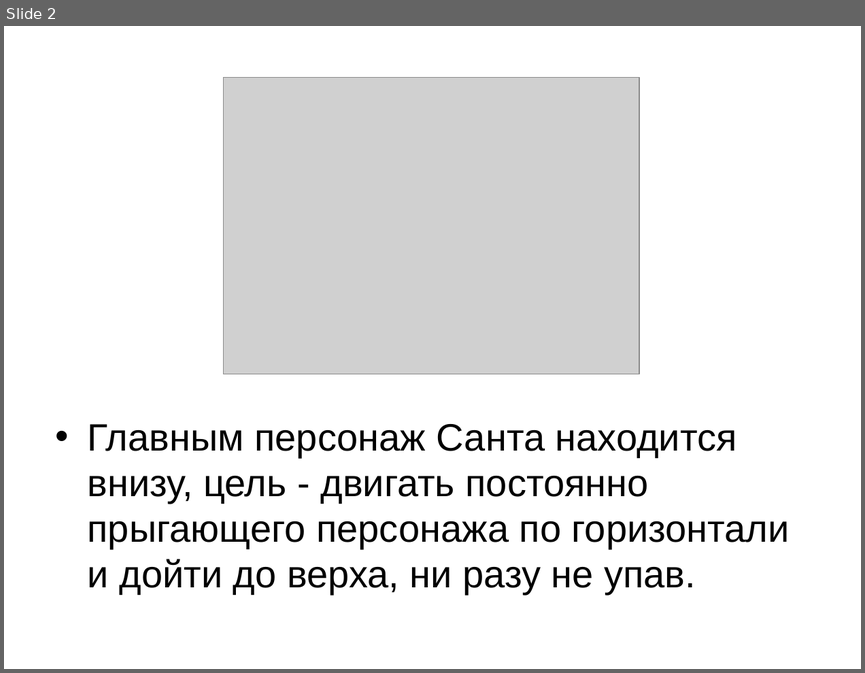
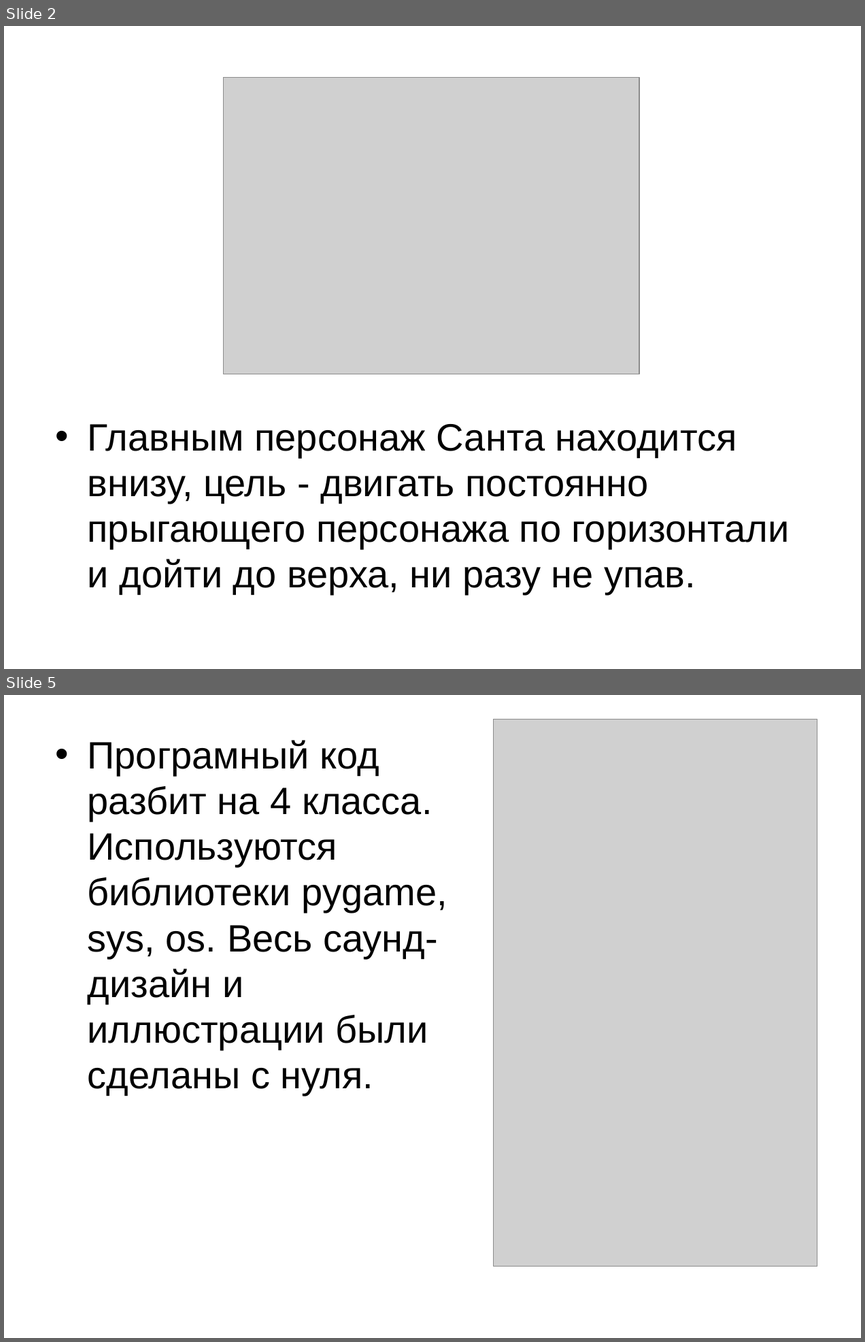
Before and after one commit to Vanodium/SaveTheSanta, a slide deck: Save the Santa/project review/Presentation.ppt. Shown one above the other, each under a label of ours: slide 2 before the commit, slides 2 and 5 after it; the slides between them are not shown. The pictures are 865x673 and 865x1342 pixels, drawn with LibreOffice and Linux fonts; fonts in the diff are those of the drawing; grey boxes stand for pictures. Boxes give left, top, right and bottom in pixels: in the first picture for what was removed or moved away, otherwise in the second. Text is boxed around its words. In the diff, an @@ line names an element or a change of style, - is before the commit and + after.

```diff
--- a/Save the Santa/project review/Presentation.ppt
+++ b/Save the Santa/project review/Presentation.ppt
@@ slide 5 added at (4, 695, 861, 1338), background #FFFFFF @@
@@ picture added at (493, 719, 817, 1266) @@
@@ text added at (88, 740, 447, 1096), 32 pt, text #000000 @@
+• Програмный код разбит на 4 класса. Используются библиотеки pygame, sys, os. Весь саунд-дизайн и иллюстрации были сделаны с нуля.
```
Also in this commit, not shown: 1 slide changed, 2 other slides added, 1 slide removed, 12 other files.
